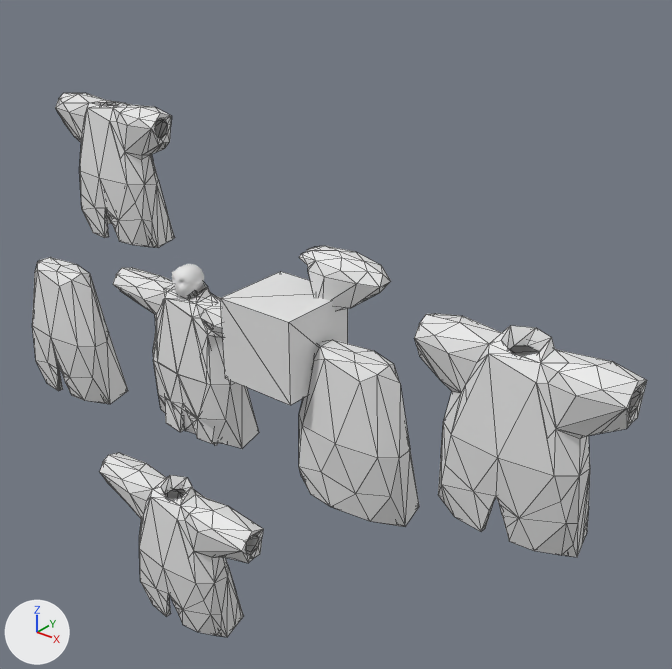
The glTF model maybraid/assets/characters/clothes/proto_robe.glb as it was, and as the next commit left it.
Rendered twice from a 50 mm lens placed at (7.1, -6.34, 4.93), pointed at (1.49, 0.68, 0.57). Every picture has the same lights, and +X, +Y and +Z are marked at lower left. The older version comes first. Mesh edges are drawn as thin lines on the coarser meshes. Where no turn or scale is listed for an object, it has been applied to the vertices. Vertices at exactly the same position are counted once.

Before the edit, the objects in view are built like this:
```python
me_icosphere_001 = bpy.data.meshes.new('Icosphere.001')
me_icosphere_001.from_pydata(...)  # 315 vertices, 638 faces; spans x -1.17..1.16, y -0.29..0.38, z -0.86..0.98
me_icosphere_002 = bpy.data.meshes.new('Icosphere.002')
me_icosphere_002.from_pydata(...)  # 63 vertices, 122 faces; spans x 0.185..1.129, y -0.216..0.229, z 0.287..0.935
me_icosphere_008 = bpy.data.meshes.new('Icosphere.008')
me_icosphere_008.from_pydata(...)  # 315 vertices, 638 faces; spans x -0.93..0.93, y -0.29..0.38, z -0.86..0.98
ob_coat = bpy.data.objects.new('Coat', me_icosphere_001)
ob_coat.location = (0.0, 0.0, 0.0)
ob_shortsleevecoat = bpy.data.objects.new('ShortSleeveCoat', me_icosphere_008)
ob_shortsleevecoat.location = (4.18, -0.33, 0.78)
ob_sleevevolume = bpy.data.objects.new('SleeveVolume', me_icosphere_002)
ob_sleevevolume.location = (1.22, 0.35, 0.76)
# also in view: 'ProtoCoat' at (2.24, 0.03, 0.01); 'LongSleeveCoat' at (0.37, -0.73, -1.97); 'ProtoNotchCoat' at (-2.33, 0.0, -0.22); 'Cube' at (1.38, 0.0, 0.78); 'CoatVolume' at (-0.03, 0.05, 0.01)
```
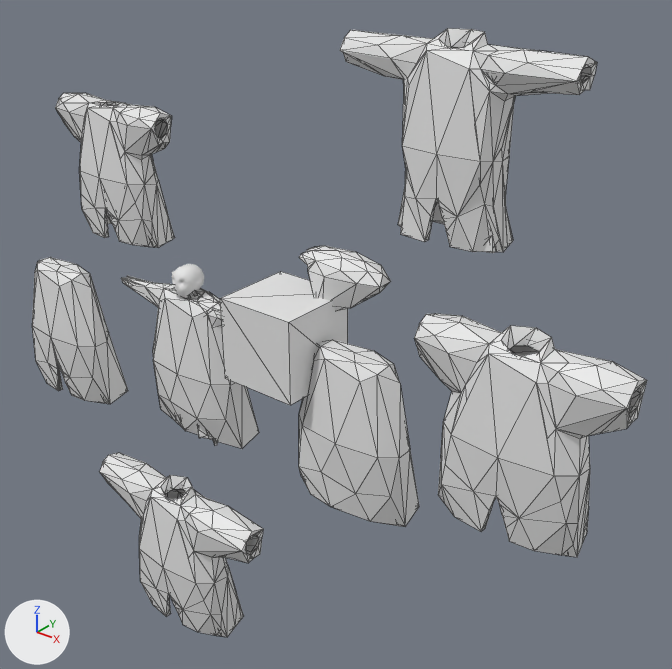
What the commit changed:
me_icosphere_001 is used by ob_coat; location (0.0, 0.0, 0.0).
me_icosphere_001 had 315 vertices, 638 faces and spanned x -1.17..1.16, y -0.29..0.38, z -0.86..0.98.
me_icosphere_001 now has 187 vertices, 382 faces and spans x -1.15..1.15, y -0.17..0.35, z -0.86..0.92.
me_icosphere_001 part 1: 315 vertices removed from x -1.17..1.16, y -0.29..0.38, z -0.86..0.98; 187 vertices added at x -1.15..1.15, y -0.17..0.35, z -0.86..0.92.
Object 'TailoredCoat' (ob_tailoredcoat) is new; it shows a copy of the mesh of ob_coat.
Its location is (2.86, 0.63, 2.83).

Where the change shows, as pixel boxes (x1, y1, x2, y2) in the pictures (672 x 669 px):
'TailoredCoat', added
    after: (340, 28, 597, 253)
'Coat', reshaped (13% narrower, 9% shorter)
    before: (113, 267, 228, 445)
    after: (122, 276, 222, 438)
